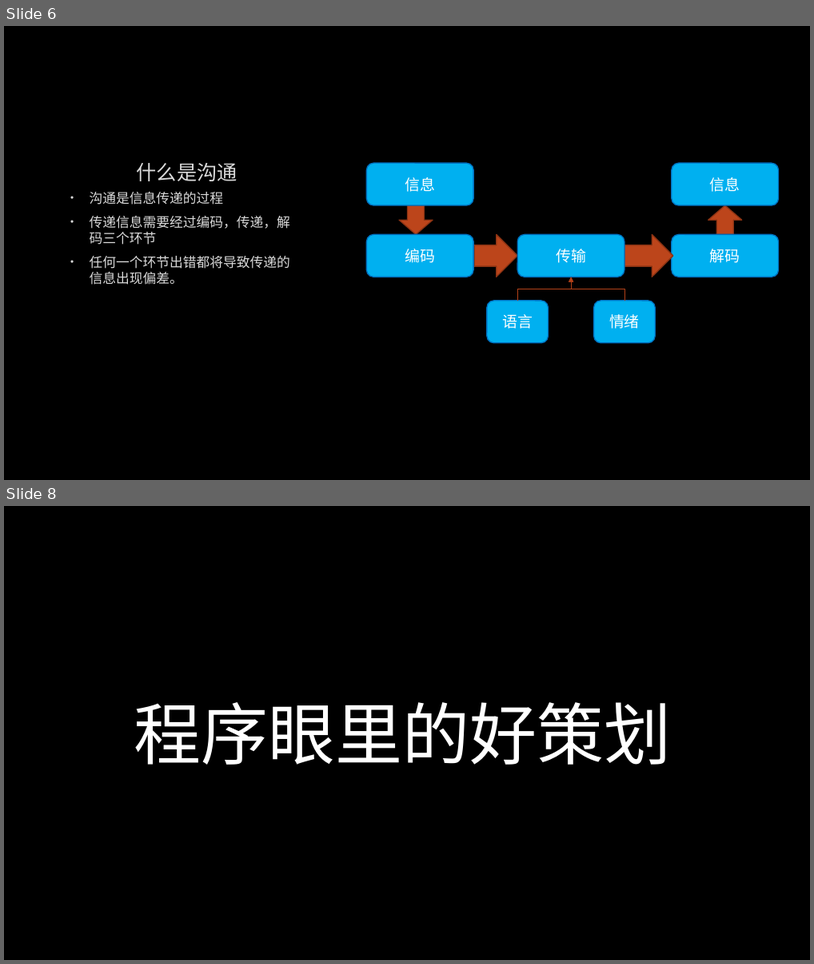
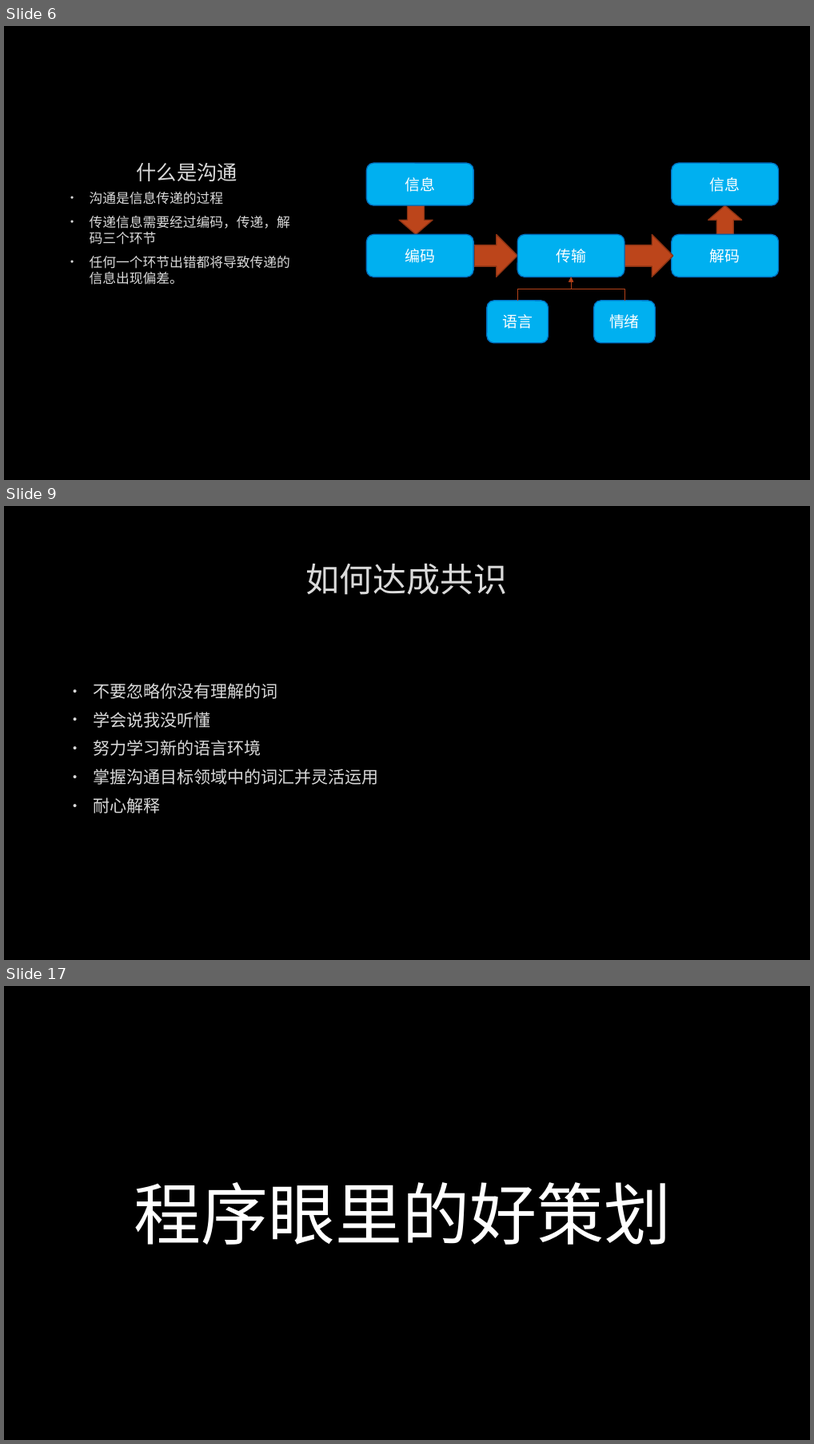
Before and after one commit to albertclass/Lessons, a slide deck: communication/策划与程序沟通技巧.pptx. Shown one above the other, each under a label of ours: slides 6 and 8 before the commit, slides 6, 9 and 17 after it; the slides between them are not shown. The pictures are 814x964 and 814x1444 pixels, drawn with LibreOffice and Linux fonts; fonts in the diff are those of the drawing; background and template pictures are left out. Boxes give left, top, right and bottom in pixels: in the first picture for what was removed or moved away, otherwise in the second. Text is boxed around its words. In the diff, an @@ line names an element or a change of style, - is before the commit and + after.

```diff
--- a/communication/策划与程序沟通技巧.pptx
+++ b/communication/策划与程序沟通技巧.pptx
@@ slide 9 added at (4,506,810,960), background picture (left out) @@
@@ title added at (306,563,508,595), 40 pt, text #DADADA @@
+如何达成共识
@@ text added at (93,683,379,813), 20 pt, text #DADADA @@
+• 不要忽略你没有理解的词
+• 学会说我没听懂
+• 努力学习新的语言环境
+• 掌握沟通目标领域中的词汇并灵活运用
+• 耐心解释
@@ what was slide 8 is now slide 17 @@
```
Also in this commit, not shown: 1 slide changed, 8 other slides added, 2 other files.
